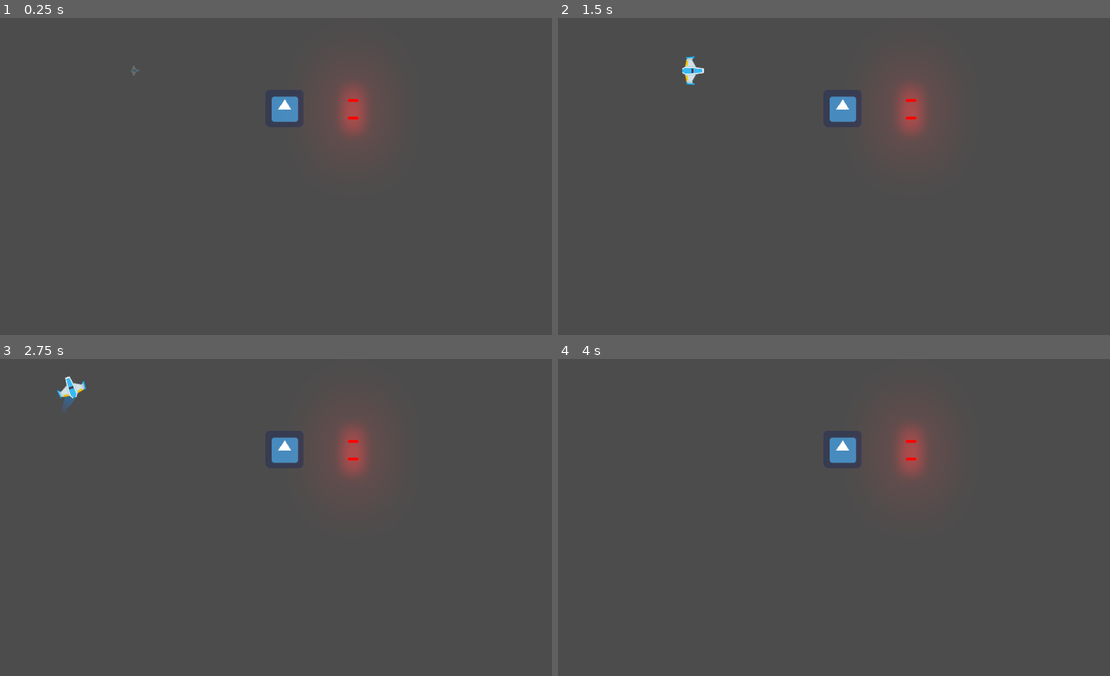
Above: before the commit, frames 1-4 (two rows, left to right).
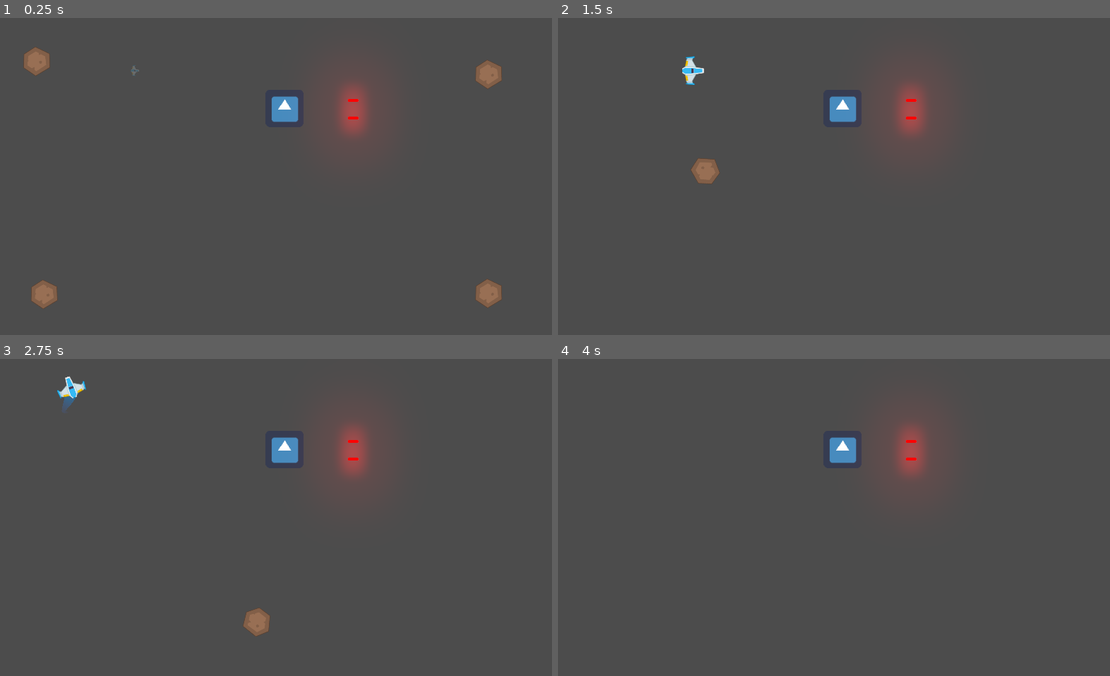
Above: after the commit, the same moments.

Repository: MRuiz1003/Meteoritos_Juego
Game: Godot game, scene res://Juego/Niveles/NivelTest.tscn
The game is run twice, just before and just after one commit, with the same random seed, the same clock (stepped at 60 frames per second) and the same inputs. The engine's default icon, where the game draws it, is replaced by a stand-in: a white triangle on a blue panel in a dark square.
Inputs (mouse positions are in pixels of both pictures, inside the frame that each line leads up to):
- Up to frame 1 (0.25 s): no input
- Up to frame 2 (1.5 s): move the mouse to (949, 160) at 0.52 s; hold W (mover_adelante) 0.53-1.28 s; hold Z (disparo_principal) 0.53-1.28 s; move the mouse to (712, 192) at 1.27 s; hold S (mover_atras) from 1.28 s (still down); tap X (disparo_secundario) at 1.35 s
- Up to frame 3 (2.75 s): move the mouse to (325, 447) at 2.02 s; release S (mover_atras) at 2.03 s; hold W (mover_adelante) from 2.03 s (still down); hold A (rotar_antihorario) from 2.03 s (still down)
- Up to frame 4 (4 s): move the mouse to (800, 580) at 2.77 s; release A (rotar_antihorario) at 2.78 s; tap D (rotar_horario) at 2.85 s; move the mouse to (999, 565) at 3.52 s; release W (mover_adelante) at 3.53 s; hold S (mover_atras) from 3.53 s (still down); hold Z (disparo_principal) from 3.53 s (still down)

The runs differ from the first frame. In frame 1, 1.2% of the frame differs, in the area x 4-91%, y 9-92%; in frame 2, 0.3%; in frame 3, 0.3%; in frame 4, nothing differs.

Commit message:
Creacion meteorito y spawner
Se creó la escena meteorito y su spawner

Diff:
--- a/Juego/Autoloads/Eventos.gd
+++ b/Juego/Autoloads/Eventos.gd
@@ -2,3 +2,4 @@
 
 signal disparo(proyectil)
 signal nave_destruida(posicion, explosiones)
+signal spawn_meteorito(posicion, direccion)
--- /dev/null
+++ b/Juego/Meteoritos/Meteorito.gd
@@ -0,0 +1,14 @@
+class_name Meteorito
+extends RigidBody2D
+
+
+export var vel_lineal_base: Vector2 = Vector2(300.0, 300.0)
+export var vel_ang_base: float = 3.0
+
+func _ready() -> void:
+	linear_velocity = vel_lineal_base
+	angular_velocity = vel_ang_base
+
+func crear(pos: Vector2, dir: Vector2) -> void:
+	position = pos
+	linear_velocity = vel_lineal_base
--- /dev/null
+++ b/Juego/Meteoritos/Meteorito.tscn
@@ -0,0 +1,25 @@
+[gd_scene load_steps=4 format=2]
+
+[ext_resource path="res://Juego/Meteoritos/meteorito.png" type="Texture" id=1]
+[ext_resource path="res://Juego/Meteoritos/Meteorito.gd" type="Script" id=2]
+
+[sub_resource type="PhysicsMaterial" id=1]
+friction = 0.0
+rough = true
+bounce = 0.1
+
+[node name="Meteorito" type="RigidBody2D"]
+z_index = 30
+z_as_relative = false
+collision_layer = 4
+collision_mask = 31
+physics_material_override = SubResource( 1 )
+gravity_scale = 0.0
+linear_damp = 0.0
+angular_damp = 0.0
+script = ExtResource( 2 )
+
+[node name="Sprite" type="Sprite" parent="."]
+texture = ExtResource( 1 )
+
+[node name="CollisionShape2D" type="CollisionShape2D" parent="."]
--- /dev/null
+++ b/Juego/Meteoritos/MeteoritoSpawner.tscn
@@ -0,0 +1,6 @@
+[gd_scene load_steps=2 format=2]
+
+[ext_resource path="res://MeteoritoSpawner.gd" type="Script" id=1]
+
+[node name="MeteoritoSpawner" type="Position2D"]
+script = ExtResource( 1 )
--- a/Juego/Niveles/Nivel.gd
+++ b/Juego/Niveles/Nivel.gd
@@ -2,8 +2,10 @@
 extends Node2D
 
 export var explosion: PackedScene = null
+export var meteorito: PackedScene = preload("res://Juego/Meteoritos/Meteorito.tscn")
 
 onready var contenedor_proyectiles: Node
+onready var contenedor_meteoritos: Node
 
 func _ready() -> void:
 	conectar_seniales()
@@ -12,11 +14,23 @@
 func conectar_seniales() -> void:
 	Eventos.connect("disparo", self, "_on_disparo")
 	Eventos.connect("nave_destruida", self, "_on_nave_destruida")
+	Eventos.connect("spawn_meteorito", self, "_on_spawn_meteoritos")
 
 func crear_contenedores() -> void:
 	contenedor_proyectiles = Node.new()
 	contenedor_proyectiles.name = "ContenedorProyectiles"
 	add_child(contenedor_proyectiles)
+	contenedor_meteoritos = Node.new()
+	contenedor_meteoritos.name = "ContenedorMeteoritos"
+	add_child(contenedor_meteoritos)
+
+func _on_spawn_meteoritos( pos_spawn: Vector2, dir_meteorito: Vector2) -> void:
+	var new_meteorito: Meteorito = meteorito.instance()
+	new_meteorito.crear(
+		pos_spawn,
+		dir_meteorito
+	)
+	contenedor_meteoritos.add_child(new_meteorito)
 
 func _on_disparo(proyectil: Proyectil) -> void:
 	contenedor_proyectiles.add_child(proyectil)
--- a/Juego/Niveles/NivelTest.tscn
+++ b/Juego/Niveles/NivelTest.tscn
@@ -1,10 +1,11 @@
-[gd_scene load_steps=6 format=2]
+[gd_scene load_steps=7 format=2]
 
 [ext_resource path="res://Juego/Naves/Player/Player.tscn" type="PackedScene" id=1]
 [ext_resource path="res://Juego/Niveles/Nivel.gd" type="Script" id=2]
 [ext_resource path="res://default_env.tres" type="Environment" id=3]
 [ext_resource path="res://Juego/Explosiones/Explosion.tscn" type="PackedScene" id=4]
 [ext_resource path="res://Juego/Enemigos/EnemigoDummy.tscn" type="PackedScene" id=5]
+[ext_resource path="res://Juego/Meteoritos/MeteoritoSpawner.tscn" type="PackedScene" id=6]
 
 [node name="NivelTest" type="Node2D"]
 script = ExtResource( 2 )
@@ -21,3 +22,19 @@
 
 [node name="EnemigoDummy" parent="." instance=ExtResource( 5 )]
 position = Vector2( 1010.76, 307.768 )
+
+[node name="MeteoritoSpawner" parent="." instance=ExtResource( 6 )]
+position = Vector2( 98.4189, 76.1953 )
+direccion = Vector2( 2, 1 )
+
+[node name="MeteoritoSpawner2" parent="." instance=ExtResource( 6 )]
+position = Vector2( 123.817, 869.896 )
+direccion = Vector2( 2, -1 )
+
+[node name="MeteoritoSpawner3" parent="." instance=ExtResource( 6 )]
+position = Vector2( 1635.02, 120.642 )
+direccion = Vector2( -2, 1 )
+
+[node name="MeteoritoSpawner4" parent="." instance=ExtResource( 6 )]
+position = Vector2( 1635.02, 866.721 )
+direccion = Vector2( -2, -1 )
--- /dev/null
+++ b/MeteoritoSpawner.gd
@@ -0,0 +1,11 @@
+class_name MeteoritoSpawner
+extends Position2D
+
+export var direccion: Vector2 = Vector2(1,1)
+
+func _ready() -> void:
+	yield(owner, "ready")
+	spawnear_meteorito()
+
+func spawnear_meteorito() -> void:
+	Eventos.emit_signal("spawn_meteorito", global_position, direccion)
--- a/project.godot
+++ b/project.godot
@@ -23,6 +23,16 @@
 "class": "Estela",
 "language": "GDScript",
 "path": "res://Juego/Naves/Player/Estela/Trail2D.gd"
+}, {
+"base": "RigidBody2D",
+"class": "Meteorito",
+"language": "GDScript",
+"path": "res://Juego/Meteoritos/Meteorito.gd"
+}, {
+"base": "Position2D",
+"class": "MeteoritoSpawner",
+"language": "GDScript",
+"path": "res://MeteoritoSpawner.gd"
 }, {
 "base": "AudioStreamPlayer2D",
 "class": "Motor",
@@ -53,6 +63,8 @@
 "Canion": "",
 "Escudo": "",
 "Estela": "",
+"Meteorito": "",
+"MeteoritoSpawner": "",
 "Motor": "",
 "Nivel": "",
 "Player": "",
Renamed: AreaColision.gd -> Juego/AreaColision.gd
Binary file added: Juego/Meteoritos/meteorito.png
Not shown, added: Juego/Meteoritos/meteorito.png.import
